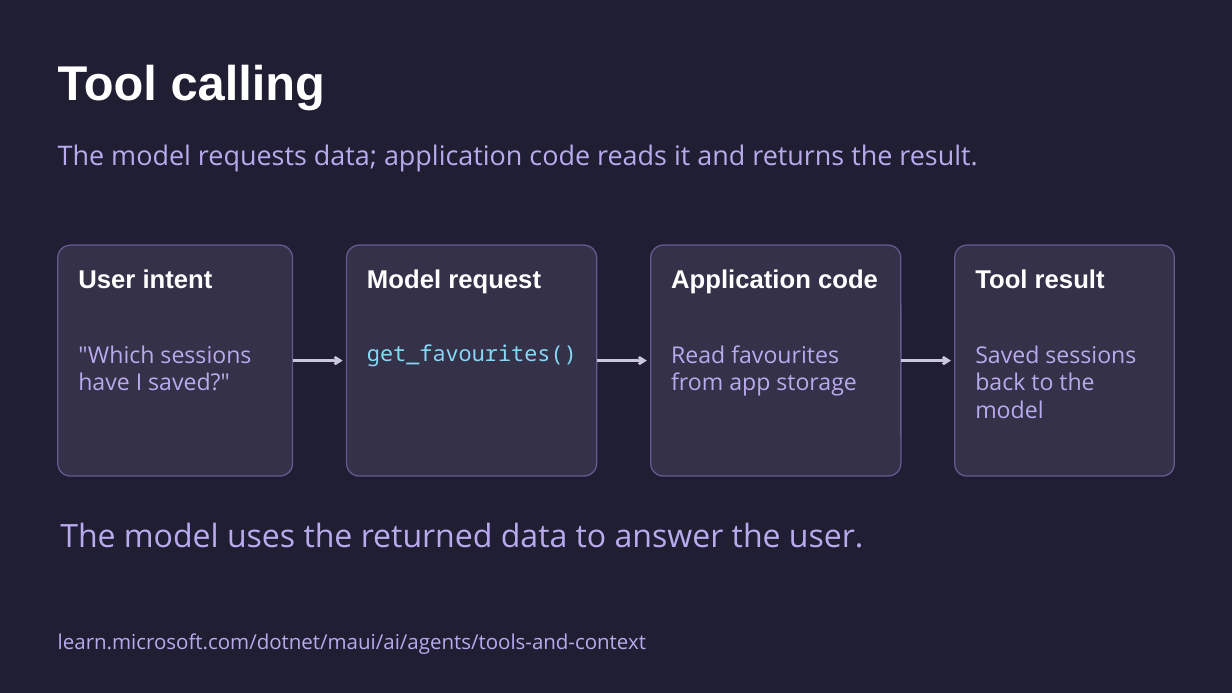
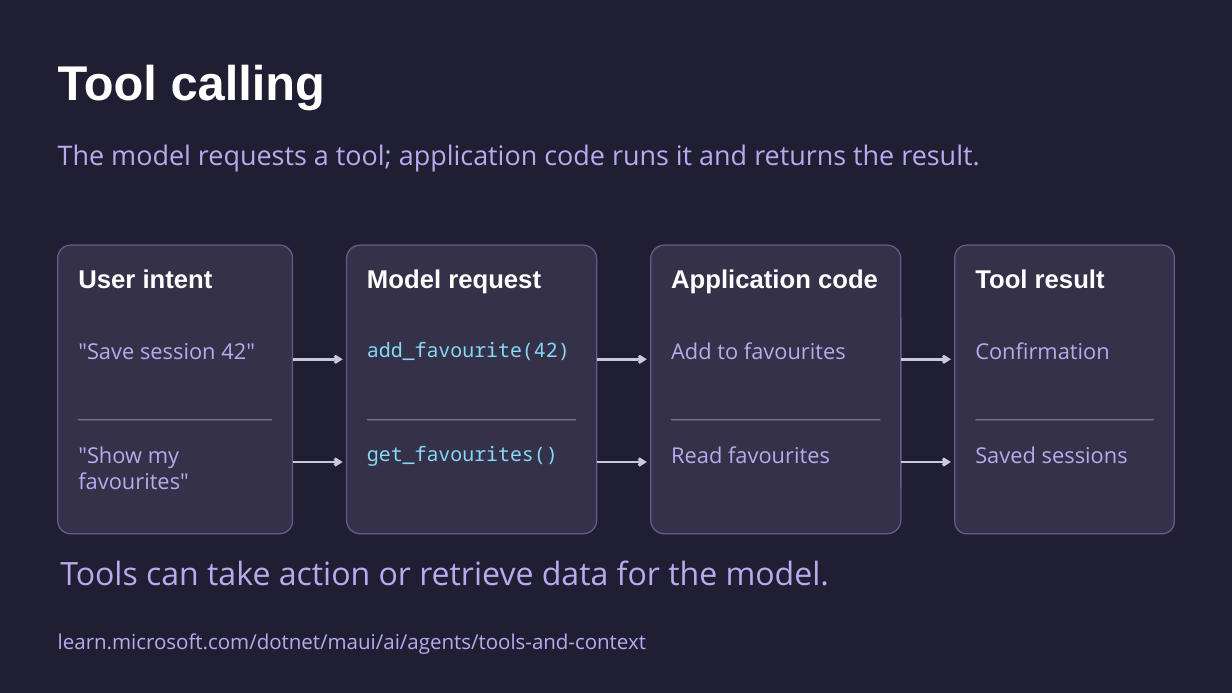
Before and after one commit to mattleibow/dotnetconf2026, a slide deck: slide 27 of slides.pptx. Drawn at 1232x693 pixels with LibreOffice and Linux fonts; fonts in the diff are those of the drawing. Boxes give left, top, right and bottom in pixels: in the first picture for what was removed or moved away, otherwise in the second. Text is boxed around its words. In the diff, an @@ line names an element or a change of style, - is before the commit and + after.

```diff
--- a/slides.pptx
+++ b/slides.pptx
@@ text at bbox=[58, 144, 979, 172]: text changed @@
-The model requests data; application code reads it and returns the result.
+The model requests a tool; application code runs it and returns the result.
@@ rounded rectangle: place and size @@
-rounded rectangle at bbox=[57, 245, 292, 476]
+rounded rectangle at bbox=[57, 245, 292, 533]
@@ rounded rectangle: place and size @@
-rounded rectangle at bbox=[347, 245, 597, 476]
+rounded rectangle at bbox=[347, 245, 597, 533]
@@ rounded rectangle: place and size @@
-rounded rectangle at bbox=[651, 245, 901, 476]
+rounded rectangle at bbox=[651, 245, 901, 533]
@@ rounded rectangle: place and size @@
-rounded rectangle at bbox=[955, 245, 1175, 476]
+rounded rectangle at bbox=[955, 245, 1175, 533]
@@ text at bbox=[78, 343, 255, 359]: text changed; size 18 to 17 pt @@
-"Which sessions have I saved?"
+"Save session 42"
@@ text added at bbox=[367, 342, 570, 360], 15.5 pt, text #86D8F7 @@
+add_favourite(42)
@@ text at bbox=[671, 342, 846, 359]: text changed; size 18 to 17 pt @@
-Read favourites from app storage
+Add to favourites
@@ text at bbox=[975, 342, 1109, 359]: text changed; size 18 to 17 pt @@
-Saved sessions
-back to the model
+Confirmation
@@ text added at bbox=[78, 446, 189, 489], 17 pt, text #B9AAEE @@
+"Show my favourites"
@@ line added from (79, 420) to (272, 420), #CAC7DE 1 pt @@
@@ text "get_favourites()": place and size @@
-text "get_favourites()" at bbox=[367, 344, 577, 367]
+text "get_favourites()" at bbox=[367, 446, 558, 466]
@@ text "get_favourites()" at bbox=[367, 446, 558, 466]: size 17 to 15.5 pt @@
@@ line added from (367, 420) to (577, 420), #CAC7DE 1 pt @@
@@ text added at bbox=[671, 446, 830, 463], 17 pt, text #B9AAEE @@
+Read favourites
@@ line added from (671, 420) to (881, 420), #CAC7DE 1 pt @@
@@ text added at bbox=[975, 446, 1128, 463], 17 pt, text #B9AAEE @@
+Saved sessions
@@ line added from (976, 420) to (1154, 420), #CAC7DE 1 pt @@
@@ arrow added from (293, 462) to (343, 462), #CAC7DE 2 pt @@
@@ arrow added from (597, 462) to (647, 462), #CAC7DE 2 pt @@
@@ arrow added from (901, 462) to (951, 462), #CAC7DE 2 pt @@
@@ text at bbox=[60, 560, 829, 586]: text changed @@
-The model uses the returned data to answer the user.
+Tools can take action or retrieve data for the model.
```
